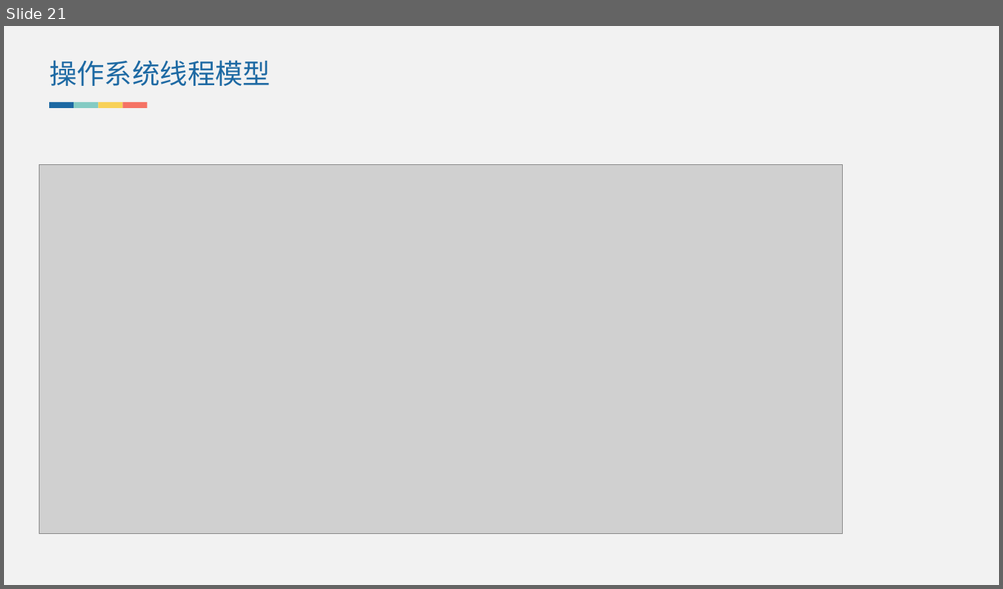
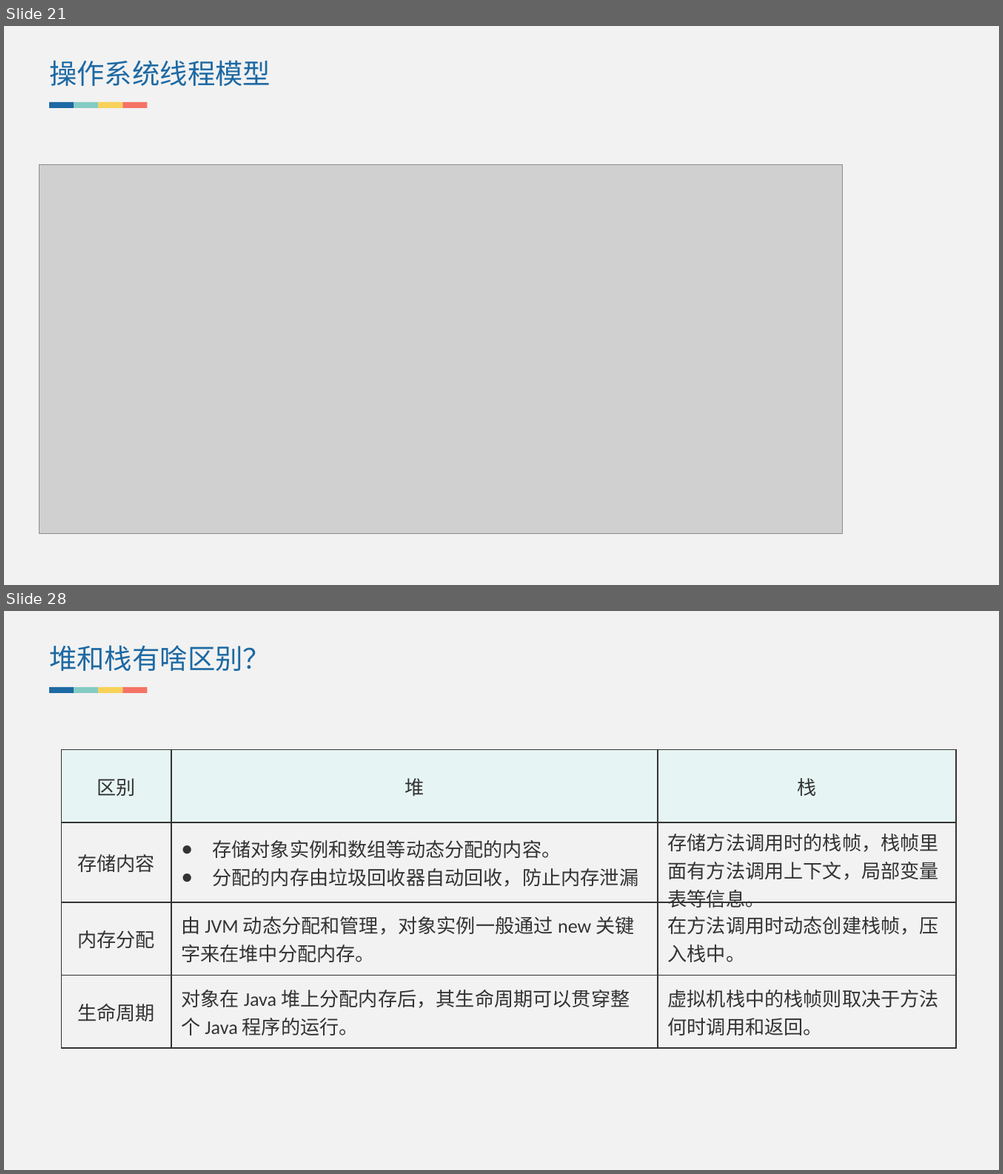
Before and after one commit to lvjiuluan/idea-projects, a slide deck: presentation/JVM内存模型/JVM内存模型.pptx. Shown one above the other, each under a label of ours: slide 21 before the commit, slides 21 and 28 after it; the slides between them are not shown. The pictures are 1003x589 and 1003x1174 pixels, drawn with LibreOffice and Linux fonts; fonts in the diff are those of the drawing; grey boxes stand for pictures. Boxes give left, top, right and bottom in pixels: in the first picture for what was removed or moved away, otherwise in the second. Text is boxed around its words. In the diff, an @@ line names an element or a change of style, - is before the commit and + after.

```diff
--- a/presentation/JVM内存模型/JVM内存模型.pptx
+++ b/presentation/JVM内存模型/JVM内存模型.pptx
@@ slide 28 added at [4,611,999,1170], background #F2F2F2 @@
@@ text added at [49,645,270,671], 20 pt, text #1D69A3 @@
+堆和栈有啥区别？
@@ group added at [50,687,148,694]: 4 rectangles @@
@@ table added at [62,750,956,1048], 4 rows, 3 columns @@
+区别 | 堆 | 栈
+存储内容 | 存储对象实例和数组等动态分配的内容。 / 分配的内存由垃圾回收器自动回收，防止内存泄漏 | 存储方法调用时的栈帧，栈帧里面有方法调用上下文，局部变量表等信息。
+内存分配 | 由 JVM 动态分配和管理，对象实例一般通过 new 关键字来在堆中分配内存。 | 在方法调用时动态创建栈帧，压入栈中。
+生命周期 | 对象在 Java 堆上分配内存后，其生命周期可以贯穿整个 Java 程序的运行。 | 虚拟机栈中的栈帧则取决于方法何时调用和返回。
```
Also in this commit, not shown: 2 slides changed, 8 other slides added, 57 other files.
